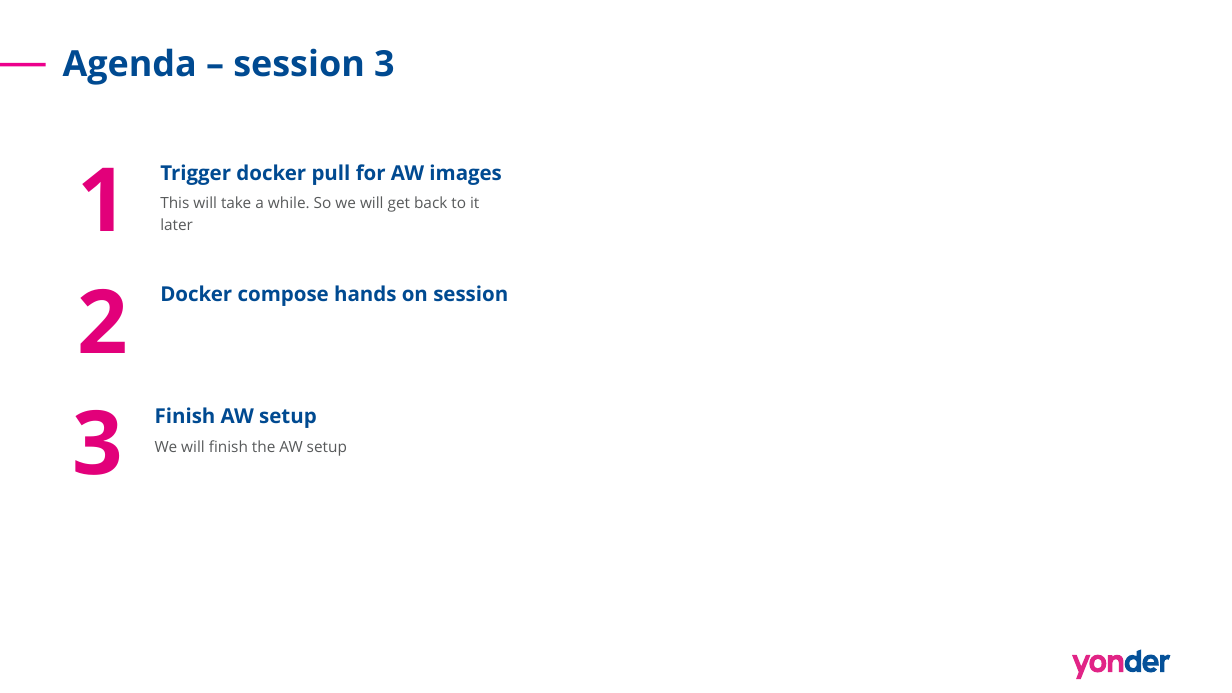
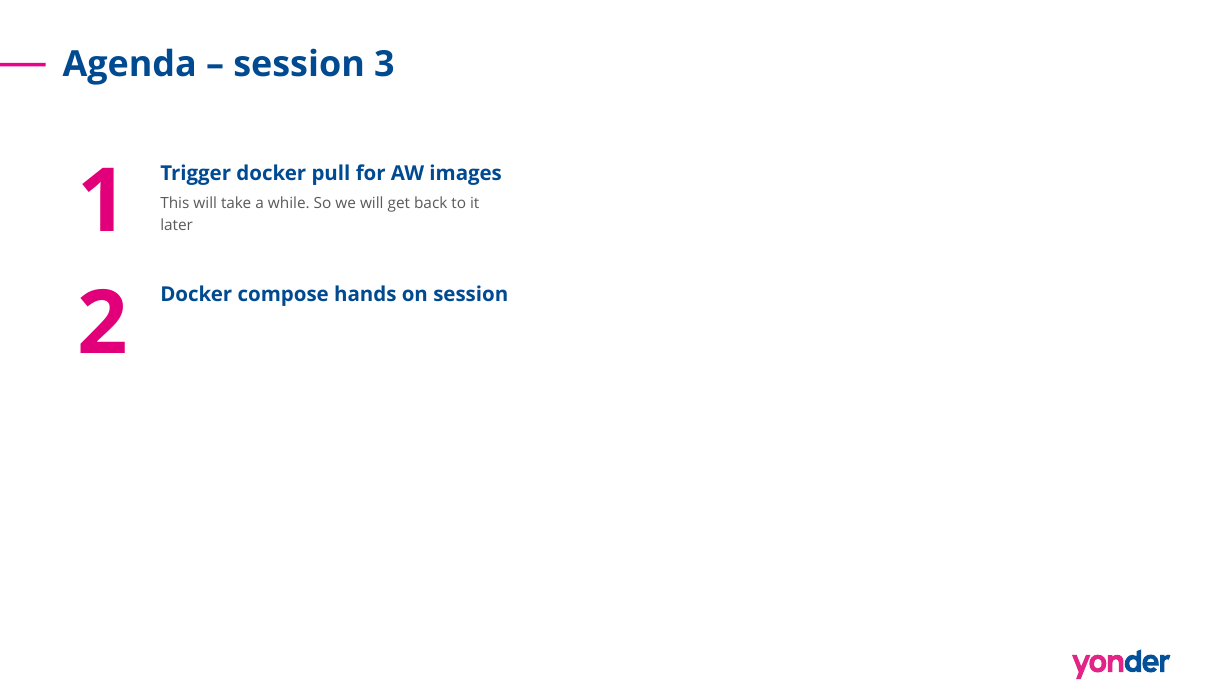
Before and after one commit to ipacbalaj/contronics, a slide deck: slide 30 of AW Docker Training.pptx (slide 33 before the commit). Drawn at 1232x693 pixels with LibreOffice and Linux fonts; fonts in the diff are those of the drawing. Boxes give left, top, right and bottom in pixels: in the first picture for what was removed or moved away, otherwise in the second. Text is boxed around its words. In the diff, an @@ line names an element or a change of style, - is before the commit and + after.

```diff
--- a/AW Docker Training.pptx
+++ b/AW Docker Training.pptx
@@ text removed at <box>73,410,123,475</box> @@
-3
@@ text removed at <box>155,407,317,428</box> @@
-Finish AW setup
@@ text removed at <box>155,440,347,456</box> @@
-We will finish the AW setup
```
Also in this commit, not shown: 3 other slides changed, 14 slides removed, 8 other files.
